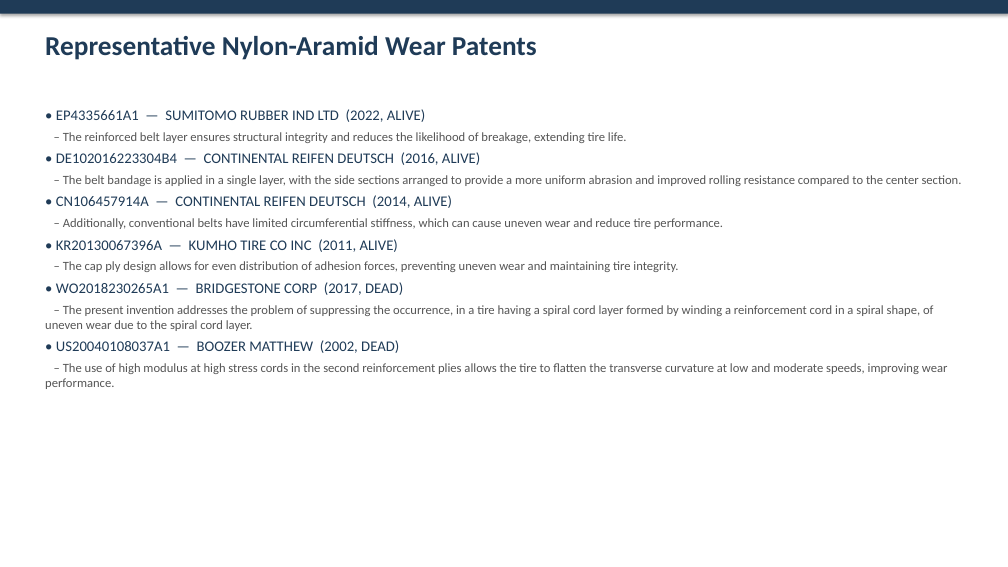
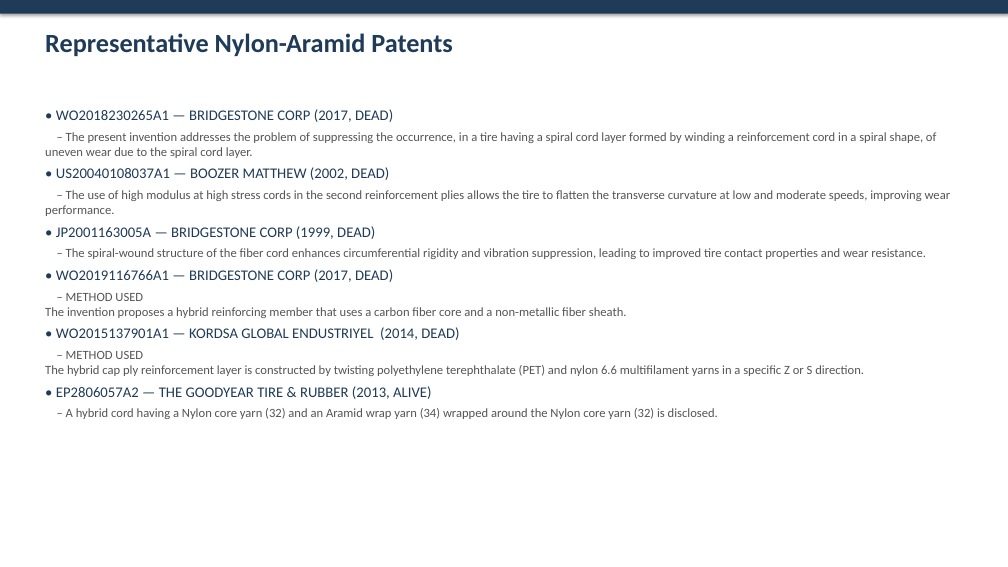
Before and after one commit to sreeharshahr09-gif/Sri, a slide deck: slide 6 of reports/Hybrid_Cord_Wear_Analysis.pptx (slide 7 before the commit). Drawn at 1008x567 pixels with LibreOffice and Linux fonts; fonts in the diff are those of the drawing. Boxes give left, top, right and bottom in pixels: in the first picture for what was removed or moved away, otherwise in the second. Text is boxed around its words. In the diff, an @@ line names an element or a change of style, - is before the commit and + after.

```diff
--- a/reports/Hybrid_Cord_Wear_Analysis.pptx
+++ b/reports/Hybrid_Cord_Wear_Analysis.pptx
@@ text at bbox=[45, 33, 452, 56]: text changed; size 26 to 25 pt @@
-Representative Nylon-Aramid Wear Patents
+Representative Nylon-Aramid Patents
@@ text at bbox=[56, 109, 962, 272]: paragraphs removed @@
-• EP4335661A1 — SUMITOMO RUBBER IND LTD (2022, ALIVE)
-– The reinforced belt layer ensures structural integrity and reduces the likelihood of breakage, extending tire life.
-• DE102016223304B4 — CONTINENTAL REIFEN DEUTSCH (2016, ALIVE)
-– The belt bandage is applied in a single layer, with the side sections arranged to provide a more uniform abrasion and improved rolling resistance compared to the center section.
-• CN106457914A — CONTINENTAL REIFEN DEUTSCH (2014, ALIVE)
-– Additionally, conventional belts have limited circumferential stiffness, which can cause uneven wear and reduce tire performance.
-• KR20130067396A — KUMHO TIRE CO INC (2011, ALIVE)
-– The cap ply design allows for even distribution of adhesion forces, preventing uneven wear and maintaining tire integrity.
@@ text at bbox=[45, 226, 926, 419]: paragraphs added @@
+• JP2001163005A — BRIDGESTONE CORP (1999, DEAD)
+– The spiral-wound structure of the fiber cord enhances circumferential rigidity and vibration suppression, leading to improved tire contact properties and wear resistance.
+• WO2019116766A1 — BRIDGESTONE CORP (2017, DEAD)
+– METHOD USED
+The invention proposes a hybrid reinforcing member that uses a carbon fiber core and a non-metallic fiber sheath.
+• WO2015137901A1 — KORDSA GLOBAL ENDUSTRIYEL (2014, DEAD)
+– METHOD USED
+The hybrid cap ply reinforcement layer is constructed by twisting polyethylene terephthalate (PET) and nylon 6.6 multifilament yarns in a specific Z or S direction.
+• EP2806057A2 — THE GOODYEAR TIRE & RUBBER (2013, ALIVE)
+– A hybrid cord having a Nylon core yarn (32) and an Aramid wrap yarn (34) wrapped around the Nylon core yarn (32) is disclosed.
```
Also in this commit, not shown: 6 other slides changed, 3 slides added, 4 slides removed, 14 other files.
